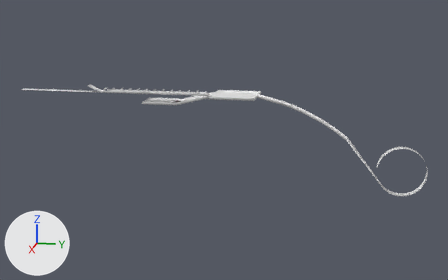
Renders of the Blender file CPSC585/models/testlevel/tuning_testlevel.blend from each side of a commit.
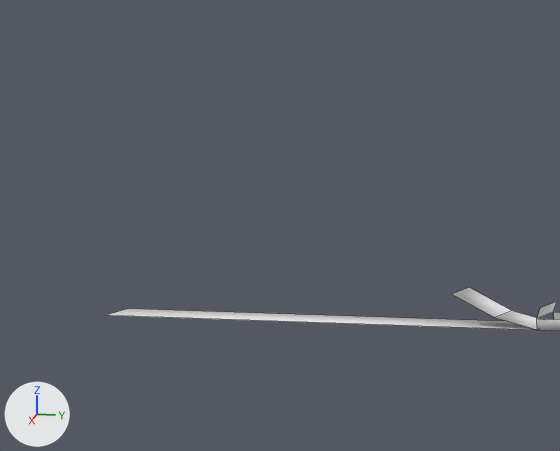
The first picture shows the older version from a 50 mm camera at (1356.0, 265.0, 237.0) aimed at (-12.0, -9.0, -105.0). The close-ups show both versions on the part from 0% to 24% of the width and 10% to 41% of the height of that picture; other places that the commit changed are outside them. Arrows for +X, +Y and +Z are at lower left; the lights stay in place. The close-ups show mesh edges as thin lines. Materials are left out; every surface is plain grey.
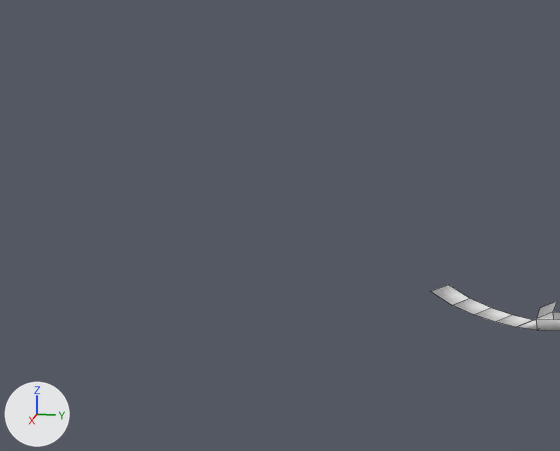
The change, as a list of edits to the scene's bpy script:
```text
Change me_plane:
    used by ob_plane; location = (0.0, 0.0, 0.0); scale = (10.0, 10.0, 10.0)
    remove me_plane.from_pydata(...)  # 606 vertices, 384 faces; spans x -5.0..5.0, y -50.0..44.3, z -20.8..1.5
    add me_plane.from_pydata(...)  # 612 vertices, 390 faces; spans x -7.0..5.0, y -34.0..44.3, z -20.8..1.6
    me_plane part 1
    4 vertices are removed from x -1.0..1.0, y -50.0..-31.0, z 0.0..0.5
    3 faces are deleted
    2 vertices move from x -1.0..1.0, y -33.0, z 1.5 to x -1.0..1.0, y -31.0, z 0.3
    8 vertices are added at x -1.0..1.0, y -34.0..-30.0, z 0.1..1.6
    7 new faces join them
```

Pixel boxes (x1, y1, x2, y2) of what changed, in the close-ups (560 x 451 px):
'Plane', reshaped: before (108, 287, 560, 331); after (431, 285, 560, 331)
part 1 of me_plane, built on: before (108, 287, 539, 330); after (431, 285, 554, 330)
